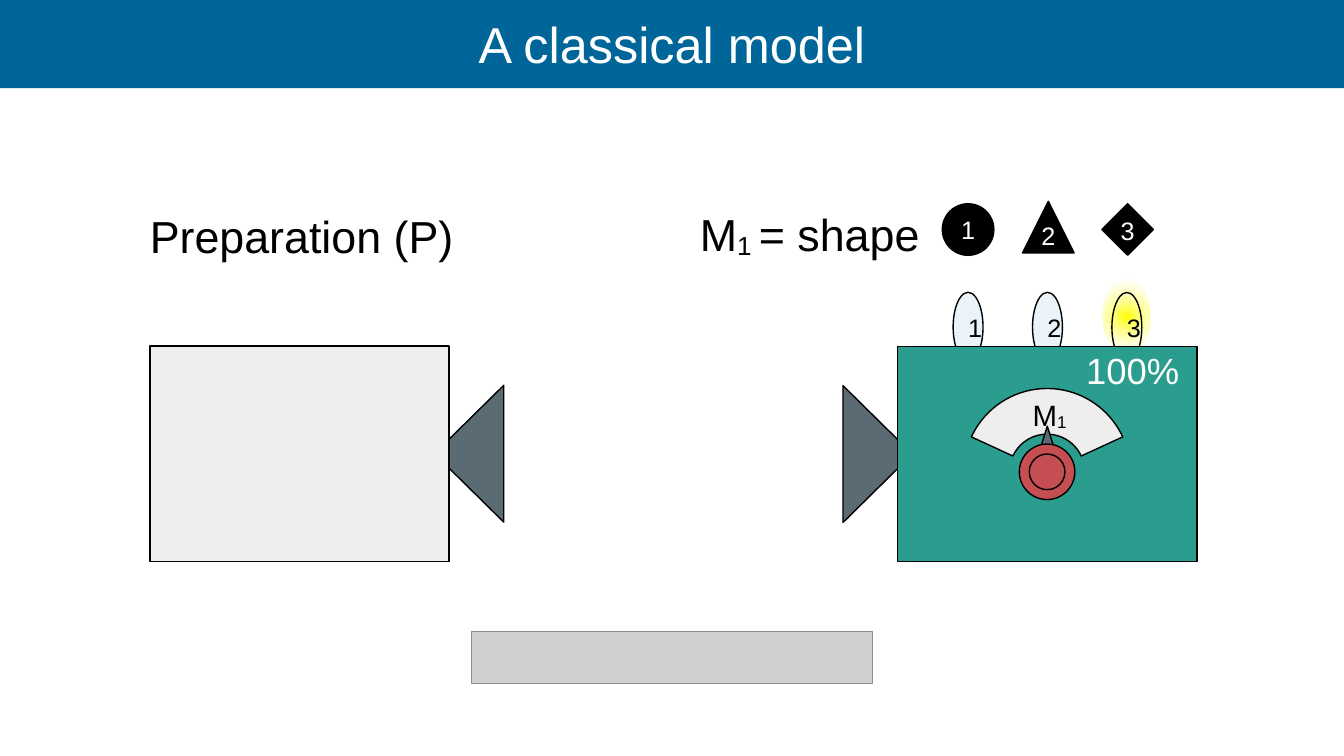
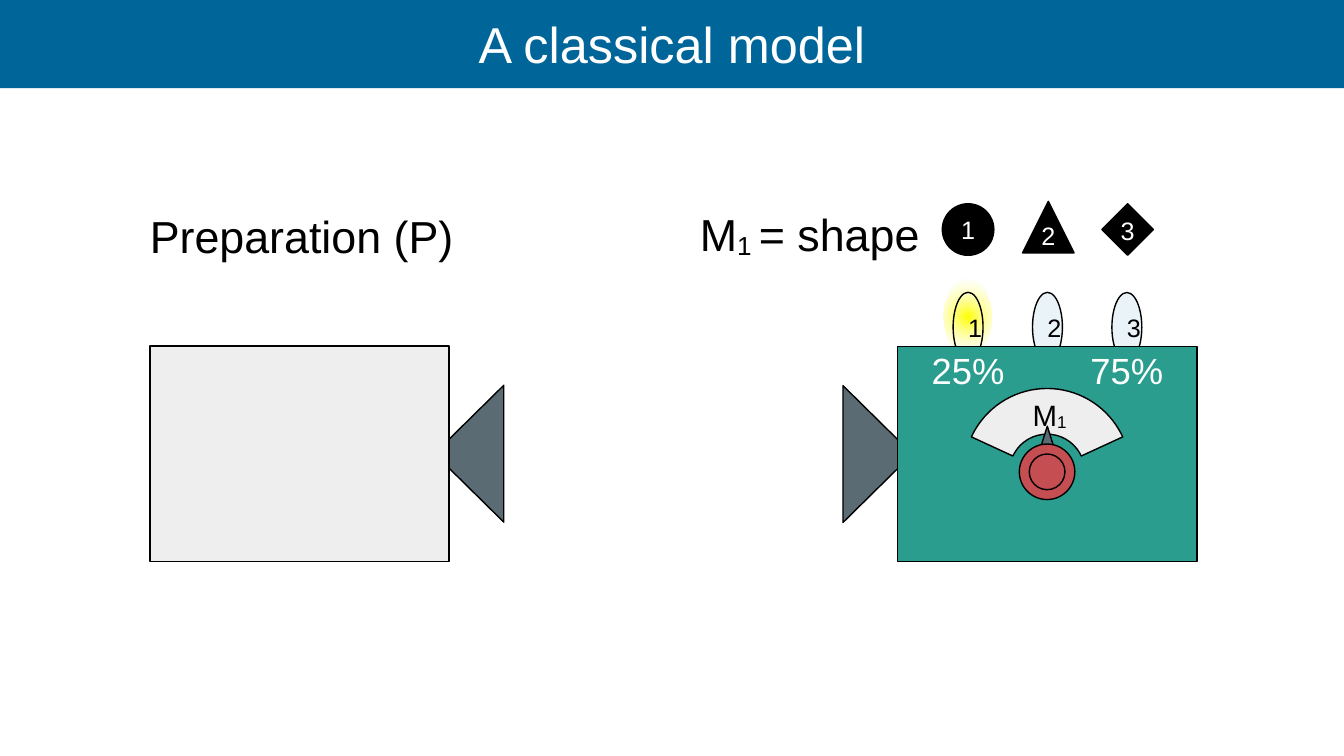
Before and after one commit to Ismaele-vincent/PhD, a slide deck: slide 42 of 2026/Talks/ILL Seminar/ILL seminar 2026.odp (slide 25 before the commit). Drawn at 1344x756 pixels with LibreOffice and Linux fonts; fonts in the diff are those of the drawing; grey boxes stand for pictures; background and template pictures are left out. Boxes give left, top, right and bottom in pixels: in the first picture for what was removed or moved away, otherwise in the second. Text is boxed around its words. In the diff, an @@ line names an element or a change of style, - is before the commit and + after.

```diff
--- a/2026/Talks/ILL Seminar/ILL seminar 2026.odp
+++ b/2026/Talks/ILL Seminar/ILL seminar 2026.odp
@@ ellipse: place and size @@
-ellipse at bbox=[1102, 278, 1151, 355]
+ellipse at bbox=[944, 278, 992, 355]
@@ ellipse "1" at bbox=[953, 292, 983, 362]: fill #EAF4F8 to none @@
@@ ellipse "3" at bbox=[1111, 292, 1141, 362]: fill none to #EAF4F8 @@
@@ text added at bbox=[932, 358, 1005, 385], 26 pt, text #FFFFFF @@
+25%
@@ text removed at bbox=[1086, 358, 1179, 385] @@
-100%
@@ text added at bbox=[1090, 358, 1163, 385], 26 pt, text #FFFFFF @@
+75%
@@ picture removed at bbox=[472, 632, 872, 683] @@
```
Also in this commit, not shown: 9 other slides changed, 29 slides added, 15 other files.
